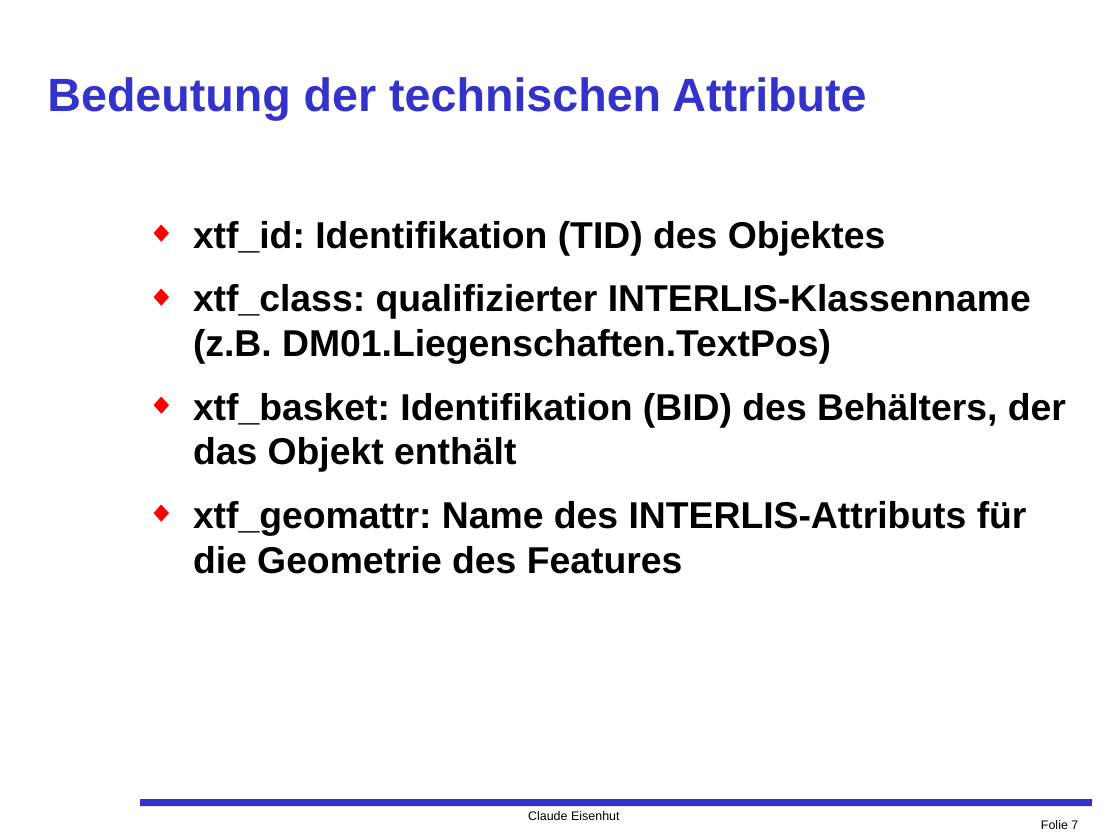
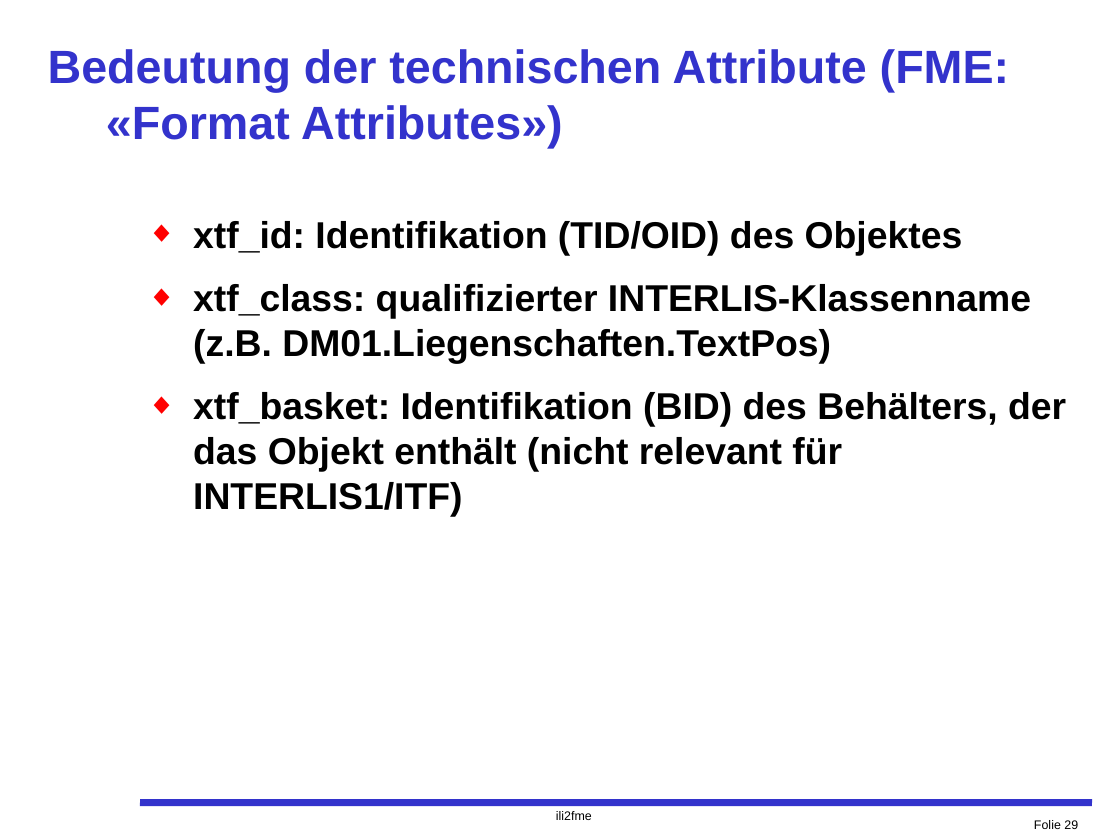
Before and after one commit to claeis/ili2fme, a slide deck: slide 29 of docs/usr/FME-Modul.ppt (slide 7 before the commit). Drawn at 1120x840 pixels with LibreOffice and Linux fonts; fonts in the diff are those of the drawing. Boxes give left, top, right and bottom in pixels: in the first picture for what was removed or moved away, otherwise in the second. Text is boxed around its words. In the diff, an @@ line names an element or a change of style, - is before the commit and + after.

```diff
--- a/docs/usr/FME-Modul.ppt
+++ b/docs/usr/FME-Modul.ppt
@@ title at box(48, 49, 1009, 148): text changed @@
-Bedeutung der technischen Attribute
+Bedeutung der technischen Attribute (FME: «Format Attributes»)
@@ text at box(193, 221, 963, 255): text changed @@
-◆ xtf_id: Identifikation (TID) des Objektes
+◆ xtf_id: Identifikation (TID/OID) des Objektes
@@ text at box(193, 392, 1066, 517): text changed @@
-◆ xtf_basket: Identifikation (BID) des Behälters, der das Objekt enthält
-◆ xtf_geomattr: Name des INTERLIS-Attributs für die Geometrie des Features
+◆ xtf_basket: Identifikation (BID) des Behälters, der das Objekt enthält (nicht relevant für INTERLIS1/ITF)
@@ text at box(556, 811, 592, 820): text changed @@
-Claude Eisenhut
+ili2fme
@@ page number at box(1034, 820, 1078, 829): text changed @@
-Folie 7
+Folie 29
```
Also in this commit, not shown: 10 other slides changed, 30 slides added, 1 slide removed, 2 other files.
